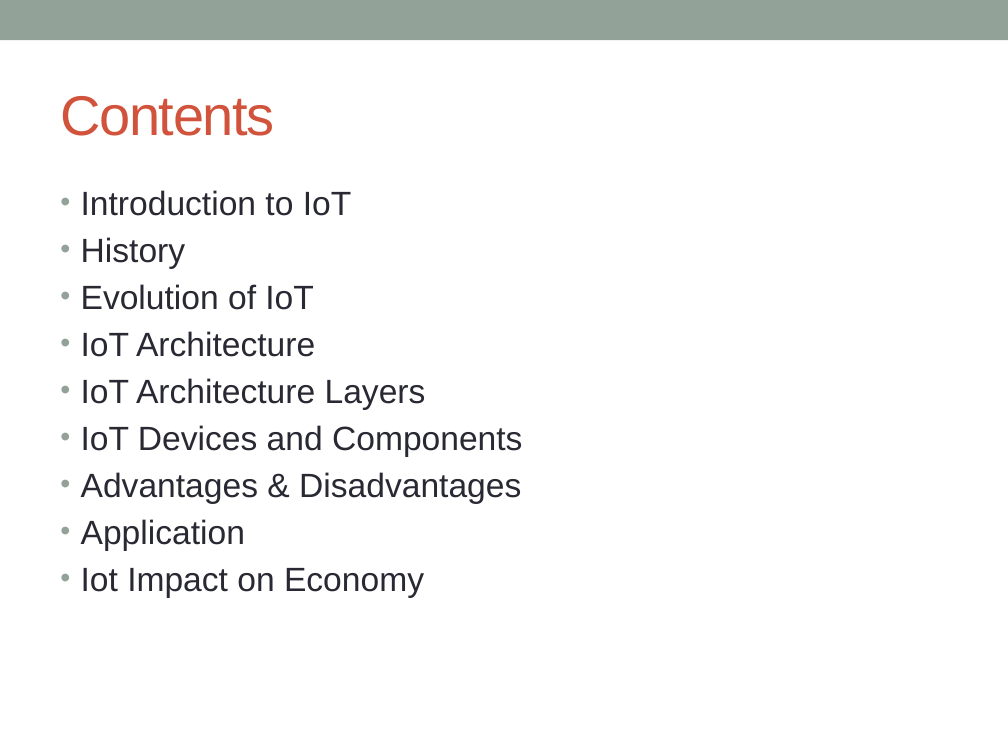
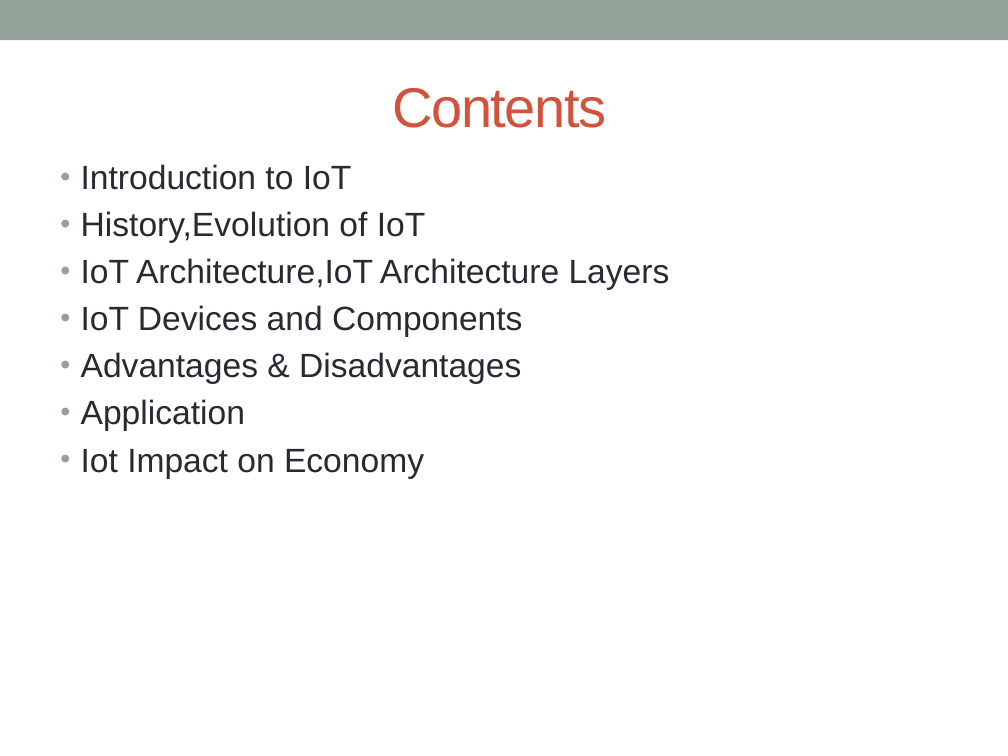
Before and after one commit to shivsalunke0503/iotworkshop, a slide deck: slide 4 of IoT.pptx (slide 3 before the commit). Drawn at 1008x756 pixels with LibreOffice and Linux fonts; fonts in the diff are those of the drawing. Boxes give left, top, right and bottom in pixels: in the first picture for what was removed or moved away, otherwise in the second. Text is boxed around its words. In the diff, an @@ line names an element or a change of style, - is before the commit and + after.

```diff
--- a/IoT.pptx
+++ b/IoT.pptx
@@ title "Contents": place and size @@
-title "Contents" at <box>60,96,274,136</box>
+title "Contents" at <box>392,88,606,128</box>
@@ text "Introduction to IoT": place and size @@
-text "Introduction to IoT" at <box>81,190,522,598</box>
+text "Introduction to IoT" at <box>81,164,670,479</box>
@@ text at <box>81,211,670,290</box>: text changed @@
-• History
-• Evolution of IoT
-• IoT Architecture
-• IoT Architecture Layers
+• History,Evolution of IoT
+• IoT Architecture,IoT Architecture Layers
```
Also in this commit, not shown: 12 other slides changed, 1 slide added.
